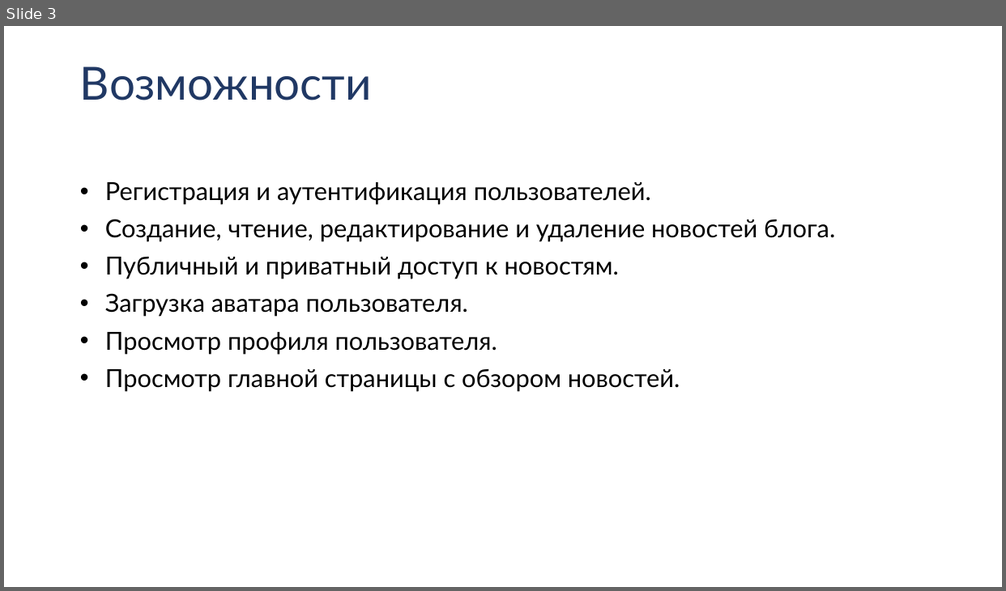
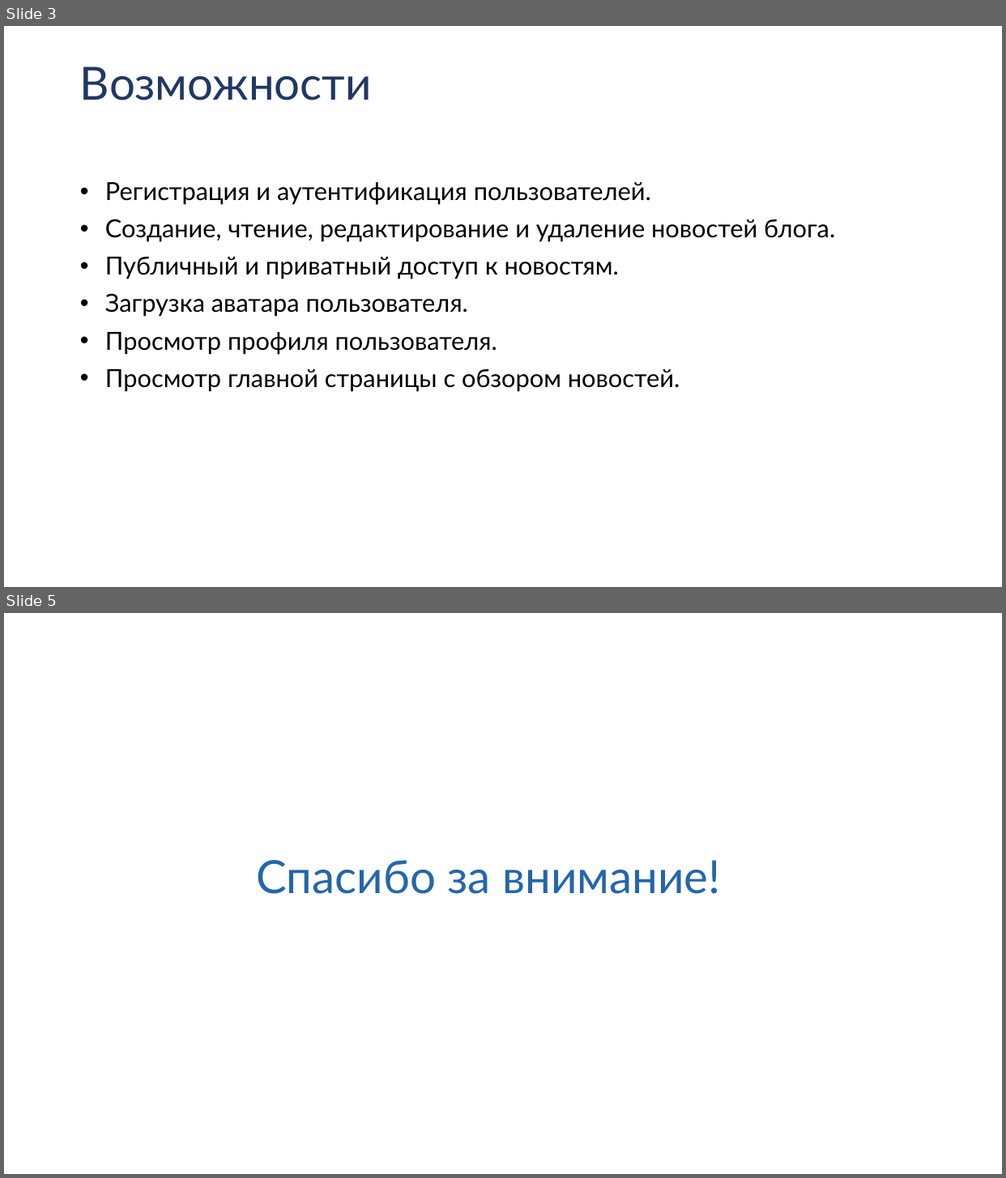
Before and after one commit to CandyVar/blog_site, a slide deck: черновик презентации.pptx. Shown one above the other, each under a label of ours: slide 3 before the commit, slides 3 and 5 after it; the slides between them are not shown. The pictures are 1006x591 and 1006x1178 pixels, drawn with LibreOffice and Linux fonts; fonts in the diff are those of the drawing; background and template pictures are left out. Boxes give left, top, right and bottom in pixels: in the first picture for what was removed or moved away, otherwise in the second. Text is boxed around its words. In the diff, an @@ line names an element or a change of style, - is before the commit and + after.

Commit message:
presentation_update

```diff
--- a/черновик презентации.pptx
+++ b/черновик презентации.pptx
@@ slide 5 added at box(4, 613, 1002, 1174), background picture (left out); not listed: 1 template element that a slide beside it also shows @@
@@ title added at box(256, 860, 720, 894), 44 pt, text #2366AC @@
+Спасибо за внимание!
```
Also in this commit, not shown: 1 other slide added.
